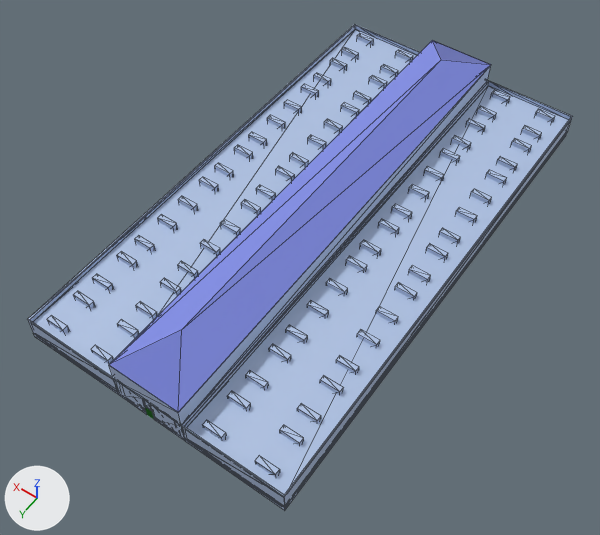
One commit to the glTF model src/assets/3d/solid/models/Activated_Carbon_Filter.glb: the scene before it, then after it.
The view is the same before and after, from a 50 mm camera at (-53.9, 83.8, 109.8) aimed at (-1.3, 10.2, -5.8). Arrows for +X, +Y and +Z are at lower left; the lights stay in place. The first picture is the older version. Mesh edges are drawn as thin lines. Where no turn or scale is listed for an object, it has been applied to the vertices. Vertices at exactly the same position are counted once.

Names of what the first picture shows: 'Floor1', 'Roof'.
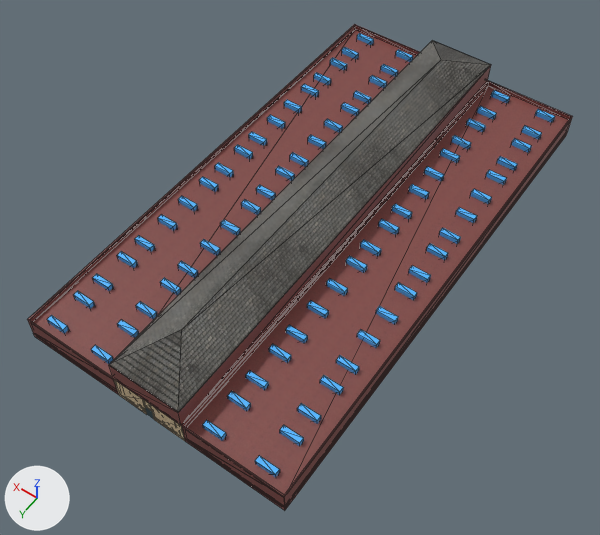
The edits, one by one:
Picture 'wall2' (img_wall2) is new.
Picture 'gate' (img_gate) is new.
Picture 'ground' (img_ground) is new.
Picture 'window' (img_window) is new.
Picture 'wall1' (img_wall1) is new.
Picture 'roof' (img_roof) is new.
In material 'roof' (mat_roof), base_color is no longer (0.224, 0.271, 0.8), blue #828ee7.
In material 'roof' (mat_roof), texture is now set to img_roof.
Material 'wall2' (mat_wall2) is new.
Its texture is img_wall2.
Its roughness is 0.553.
Material 'gate' (mat_gate) is new.
Its texture is img_gate.
Its roughness is 0.553.
Material 'ground' (mat_ground) is new.
Its texture is img_ground.
Its roughness is 0.553.
Material 'window' (mat_window) is new.
Its texture is img_window.
Its roughness is 0.553.
Material 'wall1' (mat_wall1) is new.
Its texture is img_wall1.
Its roughness is 0.553.
me_mesh_005 has 14 vertices, 18 faces and spans x -6.8..6.7, y -47.7..47.7, z -0.2..7.8.
me_mesh_005 is used by ob_roof; location (0.0, 0.0, 0.0).
Part 5, on me_mesh_005:
11 faces are deleted.
7 new faces join them, mat_wall2 (picture img_wall2).
4 new faces join them, mat_roof (picture img_roof).
me_mesh_005 part 6: 7 kept faces spanning x -6.8..6.7, y -47.7..47.7, z -0.2..7.8 get new texture (UV) coordinates.
me_mesh_005 part 7: 5 faces spanning x -6.8..6.7, y -47.7..47.7, z -0.2..3.8 switch from mat_wall (blue #afc2e3) to mat_wall2 (picture img_wall2).
me_mesh_025 has 1185 vertices, 2092 faces and spans x -25.5..25.5, y -47.7..47.7, z -5.2..-0.2.
me_mesh_025 is used by ob_floor1; location (0.0, 0.0, 0.0).
Part 1, on me_mesh_025:
160 faces are deleted.
33 new faces join them, mat_wall2 (picture img_wall2).
16 new faces join them, mat_door (picture img_door).
77 new faces join them, mat_wall1 (picture img_wall1).
18 new faces join them, mat_ground (picture img_ground).
16 new faces join them, mat_gate (picture img_gate).
me_mesh_025 part 2: 103 faces spanning x -25.5..25.5, y -47.7..47.7, z -5.2..-0.2 switch from mat_wall (blue #afc2e3) to mat_wall2 (picture img_wall2).
me_mesh_025 part 3: 146 faces spanning x -6.8..6.7, y -47.7..47.7, z -5.2..-0.2 switch from mat_wall (blue #afc2e3) to mat_wall1 (picture img_wall1).
me_mesh_025 part 4: 872 faces spanning x -22.6..22.9, y -45.8..45.8, z -5.2..-0.2 switch from mat_wall (blue #afc2e3) to mat_window (picture img_window).
me_mesh_025 gains material mat_ground (picture img_ground).
me_mesh_025 gains material mat_gate (picture img_gate).

Changed parts and their boxes (x1, y1, x2, y2) in the pictures (600 x 535 px; the box of a moved part takes in the faces that stretch with it):
'Roof', surface changed (blue to grey)
    both: (109, 40, 491, 426)
part 1 of me_mesh_025, moved or reshaped
    before: (145, 25, 572, 510)
    after: (145, 28, 572, 510)
part 2 of me_mesh_025, recoloured (blue to brown)
    both: (27, 24, 573, 510)
part 3 of me_mesh_025, recoloured
    both: (114, 380, 151, 414)
part 4 of me_mesh_025, recoloured
    both: (47, 33, 555, 478)
part 5 of me_mesh_005, moved or reshaped
    both: (109, 40, 491, 426)
part 6 of me_mesh_005, surface changed
    both: (109, 64, 437, 425)
part 7 of me_mesh_005, recoloured (blue to brown)
    both: (109, 366, 181, 425)
